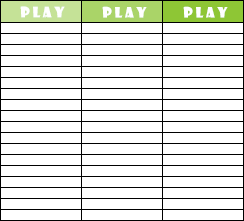
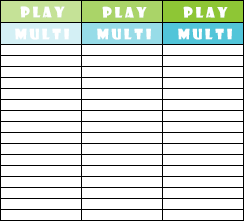
Layers edited between the first and the second (244, 221) image:
added layer "M U L T I copy 2" above "M U L T I copy" over [left=178, top=28, right=232, bottom=40]
added layer "M U L T I copy" above "M U L T I" over [left=97, top=28, right=151, bottom=40]
added layer "M U L T I" above "Layer 9" over [left=15, top=28, right=69, bottom=40]
painted on "Layer 9" over [left=1, top=23, right=243, bottom=44]
